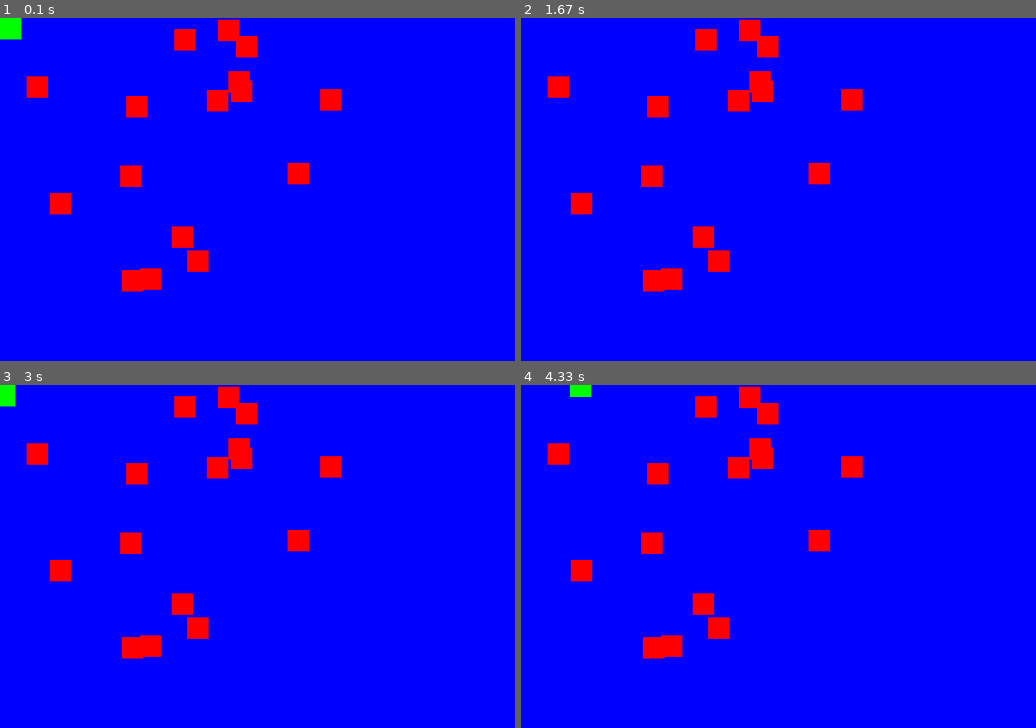
Above: before the commit, frames 1-4 (two rows, left to right).
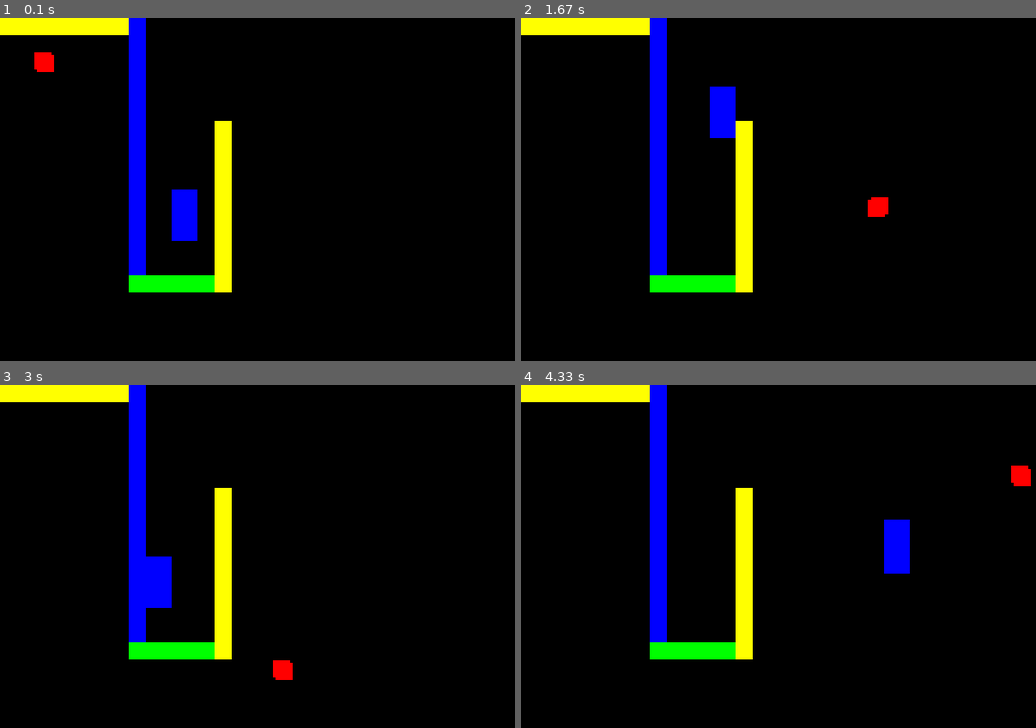
Above: after the commit, the same moments.

Repository: CS196Illinois/Group13-SP24
Game: pygame game, started from Project/Zoe/collisions.py
Two runs of this game, one before a commit and one after it. Both use one fixed random seed, a clock stepped at 60 frames per second and the inputs below.
Inputs (mouse positions are in pixels of both pictures, inside the frame that each line leads up to):
- Up to frame 1 (0.1 s): no input
- Up to frame 2 (1.67 s): hold D 0.33-0.8 s; move the mouse to (757, 203) at 0.37 s; hold W 0.83-1.13 s
- Up to frame 3 (3 s): hold A 1.67-2.2 s; hold S 2.23-2.53 s
- Up to frame 4 (4.33 s): hold W 3-3.37 s; hold D 3.4-4.03 s; hold S from 4.07 s (still down)

The runs differ from the first frame. In frame 1, 97% of the frame differs, in the area x 0-100%, y 0-100%; in frame 2, 97%; in frame 3, 97%; in frame 4, 97%.

Commit message:
worked on collisions

Diff:
--- a/Project/Zoe/collisions.py
+++ b/Project/Zoe/collisions.py
@@ -1,62 +1,288 @@
-import pygame
-import random
-import sys
+import pygame, sys, time, math
+
+
+#defining classes
+class StaticObstacle(pygame.sprite.Sprite):
+    def __init__(self,pos,size,groups,color):
+        super().__init__(groups)
+        self.image = pygame.Surface(size)
+        self.image.fill(color)
+        self.rect = self.image.get_rect(topleft = pos)
+        self.old_rect = self.rect.copy()
+
+class Player(pygame.sprite.Sprite):
+    def __init__(self,groups,obstacles):
+        super().__init__(groups)
+        #image
+        self.image = pygame.Surface((30,60))
+        self.image.fill('blue')
+        self.obstacles = obstacles
+
+        #position
+        self.rect = self.image.get_rect(topleft = (200,200))
+        self.old_rect = self.rect.copy()
+
+        #movement
+        self.pos = pygame.math.Vector2(self.rect.topleft)
+        self.direction = pygame.math.Vector2()
+        self.speed = 200
+
+    def input(self):
+        keys = pygame.key.get_pressed()
+
+        #movement input
+        if keys[pygame.K_s]:
+            self.direction.y = 1
+        elif keys[pygame.K_w]:
+            self.direction.y = -1
+        else:
+            self.direction.y = 0
+
+        if keys[pygame.K_d]:
+            self.direction.x = 1
+        elif keys[pygame.K_a]:
+            self.direction.x = -1
+        else:
+            self.direction.x = 0
+
+    def collisions(self,direction):
+        self.obstacles = pygame.sprite.spritecollide(self,collision_sprites,False)
+        for sprite in self.obstacles:
+            if direction == 'horizontal':
+                #player moving right and colliding w sprite's left side
+                if self.rect.right >= sprite.rect.left and self.old_rect.right >= sprite.rect.left:
+                    self.rect.right = sprite.rect.left
+                    self.pos.x = self.rect.x
+                    self.direction.x *= -1
+
+
+                #player moving left and colliding w sprite's right side
+                if self.rect.left <= sprite.rect.right and self.old_rect.left >= sprite.rect.right:
+                    self.rect.left = sprite.rect.right
+                    self.pos.x = self.rect.x
+                    self.direction.x *= -1
+
+
+            if direction == 'vertical':
+                #player moving down and colliding w sprite's top
+                if self.rect.bottom >= sprite.rect.top and self.old_rect.bottom <= sprite.rect.top:
+                    self.rect.bottom = sprite.rect.top
+                    self.pos.y = self.rect.y
+                    self.direction.y *= -1
+
+                #player moving up and colliding w sprite's bottom
+                if self.rect.top <= sprite.rect.bottom and self.old_rect.top >= sprite.rect.bottom:
+                    self.rect.top = sprite.rect.bottom
+                    self.pos.y = self.rect.y
+                    self.direction.y *= -1
+
+
+    def bordercollision(self,direction):
+        #left or right
+        if direction == 'horizontal':
+            if self.rect.left <= 0:
+                self.rect.left = 0
+                self.direction.x *= -1
+
+            if self.rect.right >= 600:
+                self.rect.right = 600
+                self.direction.x *= -1
+
+        if direction == 'vertical':
+            if self.rect.top <= 0:
+                self.rect.top = 0
+                self.direction.y *= -1
+
+            if self.rect.bottom >= 400:
+                self.rect.bottom = 400
+                self.direction.y *= -1
+
+    def update(self,dt):
+        self.old_rect = self.rect.copy()
+        self.input()
+
+        if self.direction.magnitude() != 0:
+            self.direction = self.direction.normalize()
+
+        self.pos.x += self.direction.x * self.speed * dt
+        self.rect.x = round(self.pos.x)
+        self.collisions('horizontal')
+        self.bordercollision('horizontal')
+        self.pos.y += self.direction.y * self.speed * dt
+        self.rect.y = round(self.pos.y)
+        self.collisions('vertical')
+        self.bordercollision('vertical')
+
+#make power up class extending ball class
+
+class Ball(pygame.sprite.Sprite):
+    def __init__(self,groups,obstacles):
+        super().__init__(groups)
+        self.image = pygame.Surface((20,20))
+        self.image.fill('red')
+        self.rect = self.image.get_rect(topleft = (10,10))
+
+        self.pos = pygame.math.Vector2(self.rect.topleft)
+        self.direction = pygame.math.Vector2(1,1)
+        self.speed = 200
+        self.old_rect = self.rect.copy()
+        self.obstacles = obstacles
+
+    def collisions(self,direction):
+        self.obstacles = pygame.sprite.spritecollide(self,collision_sprites,False)
+
+        if pygame.sprite.collide_rect(player,self):
+            self.obstacles.append(player)
+
+        for sprite in self.obstacles:
+            if direction == 'horizontal':
+                #ball moving right, colliding w sprite's left
+                if self.rect.right >= sprite.rect.left and self.old_rect.right <= sprite.rect.left:
+
+                    self.rect.right = sprite.rect.left
+                    self.pos.x = self.rect.x
+                    self.direction.x *= -1
+                    self.pos.x -= 1
+
+                #ball moving left, colliding w sprite's right
+                if self.rect.left <= sprite.rect.right and self.old_rect.left >= sprite.rect.right:
+                    self.rect.left = sprite.rect.right
+                    self.pos.x = self.rect.x
+                    self.direction.x *= -1
+                    self.pos.x += 1
+
+            if direction == 'vertical':
+                #ball moving down, colliding w sprite top
+                if self.rect.bottom >= sprite.rect.top and self.old_rect.bottom <= sprite.rect.top:
+                    self.rect.bottom = sprite.rect.top
+                    self.pos.y = self.rect.y
+                    self.direction.y *= -1
+                    self.pos.y -= 1
+
+                #ball moving up, colliding w sprite top
+                if self.rect.top <= sprite.rect.bottom and self.old_rect.top >= sprite.rect.bottom:
+                    self.rect.top = sprite.rect.bottom
+                    self.pos.y = self.rect.y
+                    self.direction.y *= -1
+                    self.pos.y += 1
+
+    def bordercollision(self,direction):
+        #colliding w left or right side of window
+        if direction == 'vertical':
+            #bottom
+            if self.rect.bottom >= 400:
+                self.rect.bottom = 400
+                self.pos.y = self.rect.y
+                self.direction.y *= -1
+                self.pos.y -= 1
+
+            #top
+            if self.rect.top <= 0:
+                self.rect.top = 0
+                self.pos.y = self.rect.y
+                self.direction.y *= -1
+                self.pos.y += 1
+
+        if direction == 'horizontal':
+            #left
+            if self.rect.left <= 0:
+                self.rect.left = 0
+                self.pos.x = self.rect.x
+                self.direction.x *= -1
+                self.pos.x += 1
+
+            #right
+            if self.rect.right >= 600:
+                self.rect.right = 600
+                self.pos.x = self.rect.x
+                self.direction.x *= -1
+                self.pos.x -= 1
+
+
+    def update(self,dt):
+        self.old_rect = self.rect.copy()
+        self.pos.x += self.direction.x * self.speed * dt
+        self.rect.x = round(self.pos.x)
+        self.collisions('horizontal')
+        self.bordercollision('horizontal')
+        self.pos.y += self.direction.y * self.speed * dt
+        self.rect.y = round(self.pos.y)
+        self.collisions('vertical')
+        self.bordercollision('vertical')
+
+class PlayerBullet(pygame.sprite.Sprite):
+    def __init__(self, x, y, mouse_x, mouse_y):
+        super().__init__()  # Call the superclass constructor
+        self.image = pygame.Surface((10, 10))  # Create a surface for the bullet
+        self.image.fill((255, 0, 0))  # Fill the surface with red color
+        self.rect = self.image.get_rect(center=(x, y))  # Set the initial position of the bullet
+        self.mouse_x = mouse_x
+        self.mouse_y = mouse_y
+        self.speed = 15
+        self.angle = math.atan2(y - mouse_y, x - mouse_x)
+        self.x_vel = math.cos(self.angle) * self.speed
+        self.y_vel = math.sin(self.angle) * self.speed
+        self.old_rect = self.rect.copy()
+
+
+    def update(self):
+        self.rect.x -= int(self.x_vel)
+        self.rect.y -= int(self.y_vel)
+
 pygame.init()
 
+#general setup
 SCREEN_WIDTH = 600
 SCREEN_HEIGHT = 400
 screen = pygame.display.set_mode((SCREEN_WIDTH, SCREEN_HEIGHT))
-pygame.display.set_caption("Mini Project")
-
-#making rectangle and obstacles
-rect_1 = pygame.Rect(0, 0, 25, 25)
-obstacles = []
-for _ in range(16):
-    obstacle_rect = pygame.Rect(random.randint(0, 500), random.randint(0, 300,), 25, 25)
-    obstacles.append(obstacle_rect)
-
-#colors
-BG = (50, 50, 50)
-GREEN = (0, 255, 0)
-RED = (255, 0, 0)
-BLUE = (0, 0, 255)
-WHITE = (255, 255, 255)
-PURPLE = (100, 0, 100)
-
-
-run = True
-while run:
-    screen.fill(BLUE)
-
-    col = GREEN
-    if rect_1.collidelist(obstacles) >= 0: #doesnt return boolean, -1 if no coll.
-        #value returns which number rect it collides with
-        col = RED
-        pygame.time.delay(1000)
-        rect_1 = pygame.Rect(0, 0, 25, 25) #added
-
-    key = pygame.key.get_pressed()
-    if key[pygame.K_a] == True and rect_1.collidelist(obstacles) == -1:
-        rect_1.move_ip(-1, 0)
-    elif key[pygame.K_d] == True and rect_1.collidelist(obstacles) == -1:
-        rect_1.move_ip(1, 0)
-    elif key[pygame.K_w] == True and rect_1.collidelist(obstacles) == -1:
-        rect_1.move_ip(0, -1)
-    elif key[pygame.K_s] == True and rect_1.collidelist(obstacles) == -1:
-        rect_1.move_ip(0, 1)
-
-    #draw rectangles
-    pygame.draw.rect(screen, col, rect_1)
-    for obstacle in obstacles:
-        pygame.draw.rect(screen, RED, obstacle)
-
+
+#group setup
+all_sprites = pygame.sprite.Group()
+collision_sprites = pygame.sprite.Group()
+
+#sprite setup
+StaticObstacle((0,0),(150,20),[all_sprites,collision_sprites],'yellow')
+StaticObstacle((150,0),(20,300),[all_sprites,collision_sprites],'blue')
+StaticObstacle((150,300),(100,20),[all_sprites,collision_sprites],'green')
+StaticObstacle((250,120),(20,200),[all_sprites,collision_sprites],'yellow')
+player = Player(all_sprites,collision_sprites)
+ball = Ball(all_sprites,collision_sprites)
+player_bullets = []
+
+#loop
+last_time = time.time()
+while True:
+
+    #delta time
+    dt = time.time() - last_time
+    last_time = time.time()
+
+    mouse_x, mouse_y = pygame.mouse.get_pos()
+    #event loop
     for event in pygame.event.get():
         if event.type == pygame.QUIT:
-            run == False
+            pygame.quit()
             sys.exit()
-
-    pygame.time.delay(10)
-
-    pygame.display.flip()
+        if event.type == pygame.MOUSEBUTTONDOWN:
+            if event.button == 1:
+                new_bullet = PlayerBullet(player.rect.centerx, player.rect.centery, mouse_x, mouse_y)
+                all_sprites.add(new_bullet)  # Add the bullet to the sprite group
+
+# drawing and updating the screen
+
+    for sprite in all_sprites.sprites():
+        pygame.draw.rect(screen,'orange',sprite.old_rect)
+
+    #drawing and updating the screen
+    screen.fill('black')
+    all_sprites.update(dt)
+    all_sprites.draw(screen)
+
+    # Draw and update bullets
+    for bullet in all_sprites.sprites():
+        bullet.update(dt)  # Update each bullet
+        screen.blit(bullet.image, bullet.rect)
+
+    pygame.display.update()
 
 pygame.quit()
--- a/Project/Zoe/collisions2.py
+++ b/Project/Zoe/collisions2.py
@@ -1,6 +1,5 @@
 import pygame, sys, time
 
-#for ball: bottom of sprite and left of sprite collisions arent working its teleporting
 
 #defining classes
 class StaticObstacle(pygame.sprite.Sprite):
--- /dev/null
+++ b/shootingskeleton.py
@@ -0,0 +1,162 @@
+import pygame
+import sys
+import math
+import time
+
+pygame.init()
+
+display = pygame.display.set_mode((800, 600))
+clock = pygame.time.Clock()
+
+class Player(pygame.sprite.Sprite):
+    def __init__(self, x, y, width, height):
+        pygame.sprite.Sprite.__init__(self)
+        self.x = x
+        self.y = y
+        self.width = width
+        self.height = height
+        self.direction = pygame.math.Vector2()
+        self.speed = 7
+
+        self.image = pygame.Surface([10,10])
+        self.image.fill('red')
+        self.rect = self.image.get_rect(topleft = (200,200))
+
+    def main(self):
+        self.old_rect = self.rect.copy()
+
+        #Drawing Character
+        display.blit(self.image, self.rect)
+
+        #Movement
+        self.input()
+        self.x += self.direction.x * self.speed
+        self.y += self.direction.y * self.speed
+
+    #Determining direction for movement
+    def input(self):
+        keys = pygame.key.get_pressed()
+
+        if keys[pygame.K_w]:
+            self.direction.y = -1
+        elif keys[pygame.K_s]:
+            self.direction.y = 1
+        else:
+            self.direction.y = 0
+
+        if keys[pygame.K_d]:
+            self.direction.x = 1
+        elif keys[pygame.K_a]:
+            self.direction.x = -1
+        else:
+            self.direction.x = 0
+
+    def collisions(self, direction):
+        #checking collisions with bullets, change
+        self.obstacles = pygame.sprite.spritecollide(self,player_bullets,False)
+        for sprite in self.obstacles:
+            if direction == 'horizontal':
+                #player moving right and colliding w sprite's left side
+                if self.rect.right >= sprite.rect.left and self.old_rect.right >= sprite.rect.left:
+                    self.rect.right = sprite.rect.left
+                    self.pos.x = self.rect.x
+                    self.direction.x *= -1
+
+
+                #player moving left and colliding w sprite's right side
+                if self.rect.left <= sprite.rect.right and self.old_rect.left >= sprite.rect.right:
+                    self.rect.left = sprite.rect.right
+                    self.pos.x = self.rect.x
+                    self.direction.x *= -1
+
+
+            if direction == 'vertical':
+                #player moving down and colliding w sprite's top
+                if self.rect.bottom >= sprite.rect.top and self.old_rect.bottom <= sprite.rect.top:
+                    self.rect.bottom = sprite.rect.top
+                    self.pos.y = self.rect.y
+                    self.direction.y *= -1
+
+                #player moving up and colliding w sprite's bottom
+                if self.rect.top <= sprite.rect.bottom and self.old_rect.top >= sprite.rect.bottom:
+                    self.rect.top = sprite.rect.bottom
+                    self.pos.y = self.rect.y
+                    self.direction.y *= -1
+
+
+    def bordercollision(self,direction):
+        #left or right
+        if direction == 'horizontal':
+            if self.rect.left <= 0:
+                self.rect.left = 0
+                self.direction.x *= -1
+
+            if self.rect.right >= 600:
+                self.rect.right = 600
+                self.direction.x *= -1
+
+        if direction == 'vertical':
+            if self.rect.top <= 0:
+                self.rect.top = 0
+                self.direction.y *= -1
+
+            if self.rect.bottom >= 400:
+                self.rect.bottom = 400
+                self.direction.y *= -1
+
+
+class PlayerBullet:
+    def __init__(self, x, y, mouse_x, mouse_y):
+        self.x = x
+        self.y = y
+        self.mouse_x = mouse_x
+        self.mouse_y = mouse_y
+        self.speed = 15
+        self.angle = math.atan2(y-mouse_y, x-mouse_x)
+        self.x_vel = math.cos(self.angle) * self.speed
+        self.y_vel = math.sin(self.angle) * self.speed
+
+    def main(self, display):
+        self.x -= int(self.x_vel)
+        self.y -= int(self.y_vel)
+
+        pygame.draw.circle(display, (0, 0, 0), (self.x, self.y), 5)
+
+
+player = Player(400, 400, 32, 32)
+player_bullets = []
+
+
+
+
+while True:
+    display.fill((54,54,86))
+
+
+    mouse_x, mouse_y = pygame.mouse.get_pos()
+
+    for event in pygame.event.get():
+        if event.type == pygame.QUIT:
+            sys.exit()
+        if event.type == pygame.MOUSEBUTTONDOWN:
+            if event.button == 1:
+                new_bullet = PlayerBullet(player.x, player.y, mouse_x, mouse_y)
+                player_bullets.append(new_bullet)
+
+    player.main()
+    player.collisions('horizontal')
+    player.collisions('vertical')
+    player.bordercollision('horizontal')
+    player.bordercollision('vertical')
+
+    for bullet in player_bullets:
+        bullet.main(display)
+
+
+
+
+
+
+
+    clock.tick(60)
+    pygame.display.update()
Not shown, added: Project/Zoe/shootingskeleton2
